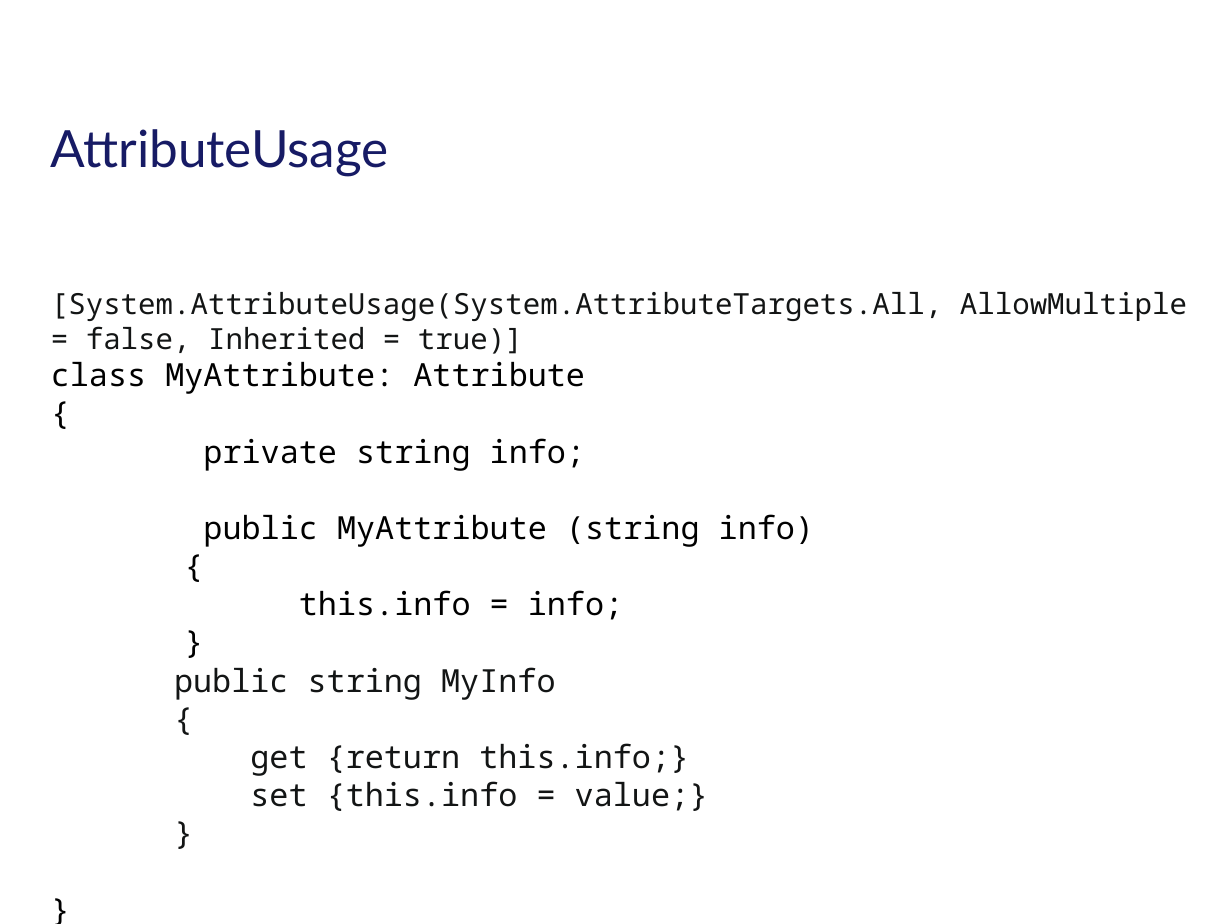
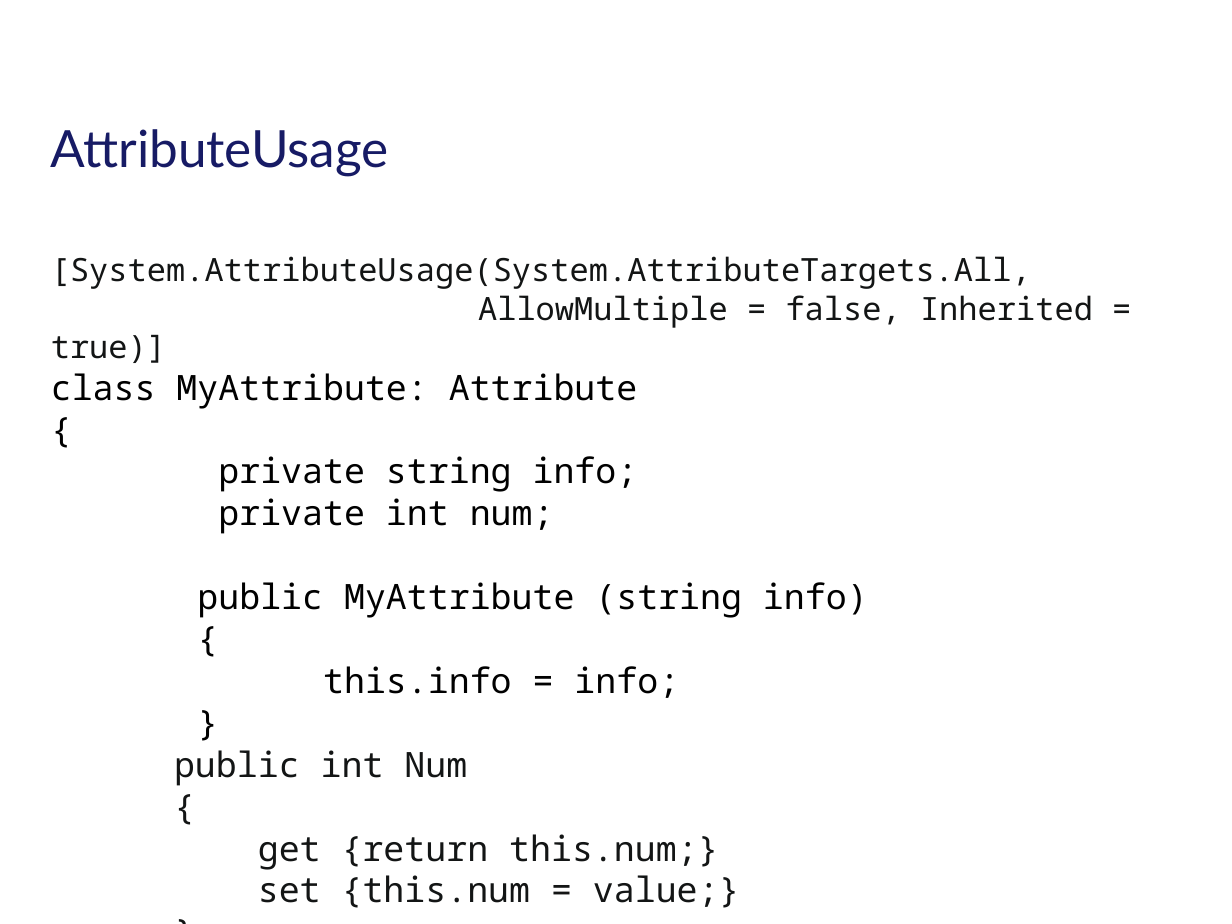
Before and after one commit to tarasiscom/Lv-273, a slide deck: slide 5 of education/Attributes & Reflection.pptx. Drawn at 1232x924 pixels with LibreOffice and Linux fonts; fonts in the diff are those of the drawing; background and template pictures are left out. Boxes give left, top, right and bottom in pixels: in the first picture for what was removed or moved away, otherwise in the second. Text is boxed around its words. In the diff, an @@ line names an element or a change of style, - is before the commit and + after.

Commit message:
Attributes and Reflection presentation

```diff
--- a/education/Attributes & Reflection.pptx
+++ b/education/Attributes & Reflection.pptx
@@ text "[System.AttributeUsage(System.AttributeTargets.All, AllowMul ...": place and size @@
-text "[System.AttributeUsage(System.AttributeTargets.All, AllowMul ..." at <box>51,292,1187,811</box>
+text "[System.AttributeUsage(System.AttributeTargets.All, AllowMul ..." at <box>51,256,1093,908</box>
@@ text at <box>51,256,1093,698</box>: size 17.1 to 18.7 pt in "[System.AttributeUsage(System.AttributeTargets.All, AllowMul ..."; size 18.6 to 20.4 pt in "class MyAttribute: Attribute", "{", "private string info;", "public MyAttribute (string info)" and 6 more places @@
@@ text at <box>218,498,554,534</box>: paragraph added @@
+private int num;
@@ text at <box>174,750,467,786</box>: text changed; size 18.6 to 20.4 pt @@
-    public string MyInfo
+    public int Num
@@ text at <box>258,834,740,908</box>: text changed; size 18.6 to 20.4 pt @@
-    get {return this.info;}
-    set {this.info = value;}
+    get {return this.num;}
+    set {this.num = value;}
```
Also in this commit, not shown: 5 other slides changed, 3 slides added, 1 slide removed.
